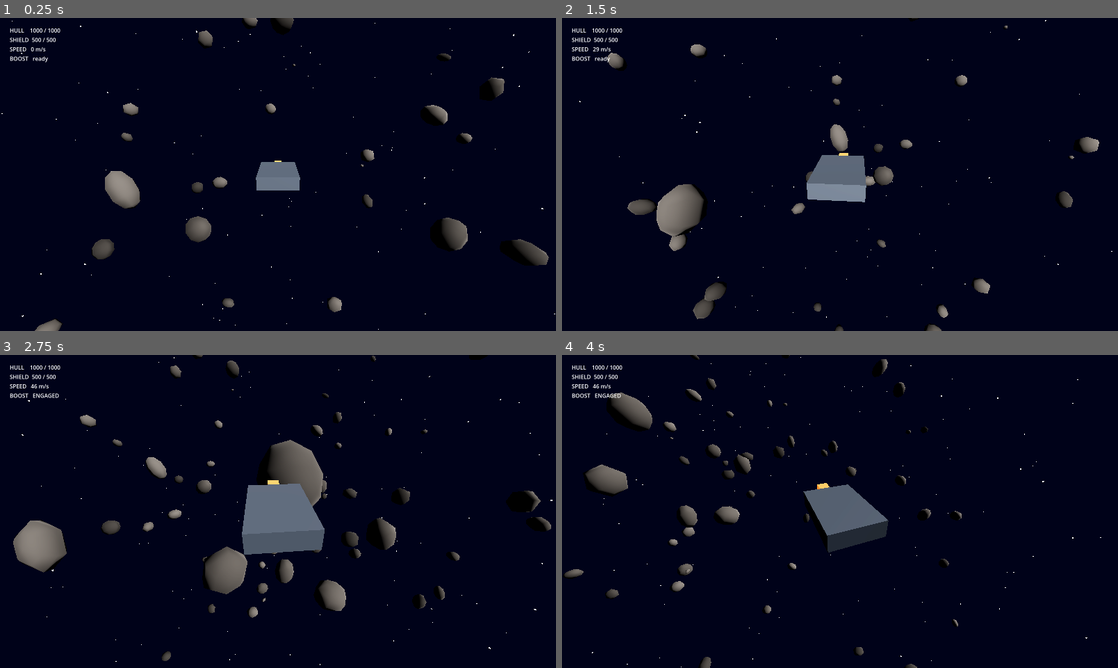
Above: before the commit, frames 1-4 (two rows, left to right).
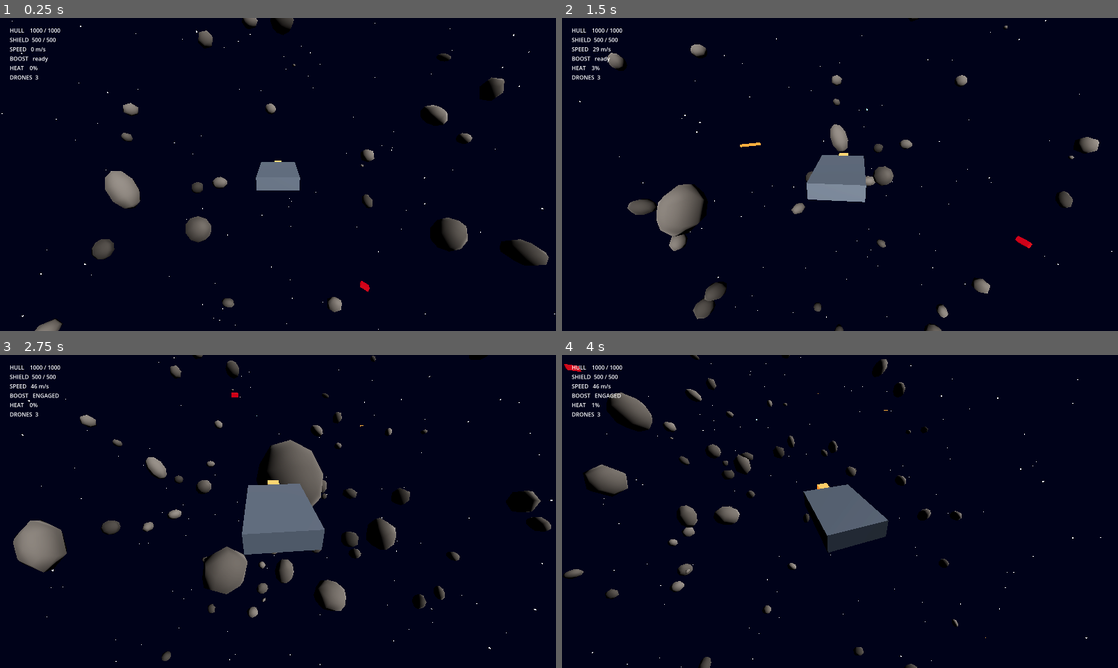
Above: after the commit, the same moments.

Repository: hassaan-v20/solar-system
Game: Godot game, scene res://scenes/raid/ghost_station_raid.tscn
Two runs of this game, one before a commit and one after it. Both use one fixed random seed, a clock stepped at 60 frames per second and the inputs below.
Inputs (mouse positions are in pixels of both pictures, inside the frame that each line leads up to):
- Up to frame 1 (0.25 s): no input
- Up to frame 2 (1.5 s): tap Enter at 0.5 s; move the mouse to (867, 174) at 0.52 s; hold Shift (boost) 0.53-1.28 s; hold S (thrust_back) from 0.53 s (still down); click (867, 174) at 0.8 s; move the mouse to (812, 174) at 1.27 s; click (812, 174) at 1.35 s
- Up to frame 3 (2.75 s): keep holding S (thrust_back); tap Shift (boost) at 1.55 s; move the mouse to (289, 505) at 2.02 s; hold Shift (boost) from 2.03 s (still down); click (289, 505) at 2.3 s
- Up to frame 4 (4 s): keep holding S (thrust_back); move the mouse to (834, 517) at 2.77 s; release Shift (boost) at 2.78 s; click (834, 517) at 2.85 s; tap Shift (boost) at 3.05 s; move the mouse to (878, 514) at 3.52 s; hold Shift (boost) from 3.53 s (still down); click (878, 514) at 3.8 s

The runs differ from the first frame. In frame 1, 0.1% of the frame differs, in the area x 1-67%, y 15-88%; in frame 2, 0.2%, in the area x 1-85%, y 15-74%; in frame 3, 0.1%; in frame 4, 0.1%.

Commit message:
M2 combat prototype: lasers, drones, damage, and explosions
Adds the offensive + defensive combat loop (GDD §27 Milestone 2):
- WeaponController (rate + heat limited): player fires on LMB, drones via
  try_fire(). Tuning in laser_cannon_mk1.tres.
- Projectile (Area3D): travels its own -Z, damages bodies in its target
  mask, despawns. Friend/foe is decided purely by collision layers
  (1=environment, 2=player_ship, 4=enemy), so no owner tracking and no
  friendly fire.
- EnemyDrone (CharacterBody3D + EnemyDef): slews to face the player, holds
  preferred range, fires when aimed; dies into an explosion and emits
  EventBus.enemy_destroyed. No camera/HUD/input refs (server-ready).
- Damage: ShipController.apply_damage flows shield->hull and emits via
  EventBus; ship_destroyed freezes control + weapon and shows a HUD state.
- Juice (no assets): emissive bolts, procedural Explosion (flash +
  particles + expanding shell), and chase-camera shake on hit.
- HUD gains HEAT %% and DRONES-remaining; main spawns 3 drones.

Verified: godot --headless --import then --quit-after 120 boots clean,
exit 0, no script/runtime errors. Gameplay feel is still to be playtested.

Co-Authored-By: Claude Opus 4.8 <noreply@anthropic.com>

Diff:
--- /dev/null
+++ b/game/data/enemies/light_drone.tres
@@ -0,0 +1,16 @@
+[gd_resource type="Resource" script_class="EnemyDef" load_steps=2 format=3]
+
+[ext_resource type="Script" path="res://scripts/data/enemy_def.gd" id="1"]
+
+[resource]
+script = ExtResource("1")
+enemy_id = "light_drone"
+display_name = "Light Drone"
+hull_max = 60.0
+move_speed = 26.0
+turn_speed = 2.6
+preferred_range = 42.0
+weapon_damage = 9.0
+fire_rate = 1.0
+projectile_speed = 120.0
+score_value = 100
--- /dev/null
+++ b/game/data/weapons/laser_cannon_mk1.tres
@@ -0,0 +1,15 @@
+[gd_resource type="Resource" script_class="WeaponDef" load_steps=2 format=3]
+
+[ext_resource type="Script" path="res://scripts/data/weapon_def.gd" id="1"]
+
+[resource]
+script = ExtResource("1")
+weapon_id = "laser_cannon_mk1"
+display_name = "Laser Cannon Mk I"
+damage = 25.0
+fire_rate = 5.0
+heat_per_shot = 7.0
+max_heat = 100.0
+cooldown_rate = 32.0
+weapon_range = 800.0
+projectile_speed = 220.0
--- /dev/null
+++ b/game/scripts/ai/enemy_drone_ai.gd
@@ -0,0 +1,91 @@
+class_name EnemyDrone
+extends CharacterBody3D
+## Simulation: a light drone that slews to face the player, holds its preferred
+## range, and fires when roughly aimed. Host-authoritative-ready — it never reads
+## the camera/HUD or player input, only its target's transform. Tuning from
+## EnemyDef (GDD §30.3).
+
+@export var enemy_def: EnemyDef
+var target: Node3D
+
+var _hull: float = 0.0
+var _weapon: WeaponController
+
+func _ready() -> void:
+	if enemy_def == null:
+		enemy_def = EnemyDef.new()
+	_hull = enemy_def.hull_max
+	motion_mode = CharacterBody3D.MOTION_MODE_FLOATING
+	# Layer constants mirror main.gd: 4 = enemy. Mask 0 = phases through the
+	# environment (keeps the chase AI simple); it's still detectable by bolts.
+	collision_layer = 4
+	collision_mask = 0
+	add_to_group("enemies")
+	_build_body()
+	_build_weapon()
+
+func _build_body() -> void:
+	var mesh_inst := MeshInstance3D.new()
+	var box := BoxMesh.new()
+	box.size = Vector3(2.0, 1.0, 2.2)
+	mesh_inst.mesh = box
+	var mat := StandardMaterial3D.new()
+	mat.albedo_color = Color(0.45, 0.10, 0.12)
+	mat.metallic = 0.4
+	mat.roughness = 0.5
+	mat.emission_enabled = true
+	mat.emission = Color(0.85, 0.18, 0.12)
+	mat.emission_energy_multiplier = 0.7
+	mesh_inst.material_override = mat
+	add_child(mesh_inst)
+
+	var col := CollisionShape3D.new()
+	var shape := BoxShape3D.new()
+	shape.size = Vector3(2.0, 1.0, 2.2)
+	col.shape = shape
+	add_child(col)
+
+func _build_weapon() -> void:
+	_weapon = WeaponController.new()
+	_weapon.auto_fire = true
+	_weapon.target_mask = 2          # player_ship layer (see main.gd)
+	_weapon.bolt_color = Color(1.0, 0.5, 0.15)
+	_weapon.muzzle_offset = Vector3(0, 0, -1.6)
+	var wd := WeaponDef.new()
+	wd.damage = enemy_def.weapon_damage
+	wd.fire_rate = enemy_def.fire_rate
+	wd.projectile_speed = enemy_def.projectile_speed
+	wd.max_heat = 1.0e9              # drones never overheat
+	_weapon.weapon_def = wd
+	add_child(_weapon)
+
+func _physics_process(delta: float) -> void:
+	if target == null or not is_instance_valid(target):
+		return
+	var to_target := target.global_position - global_position
+	var dist := to_target.length()
+	if dist < 0.01:
+		return
+	var dir := to_target / dist
+
+	# Slew to face the player.
+	var desired := Basis.looking_at(dir, Vector3.UP)
+	global_transform.basis = global_transform.basis.slerp(desired, clampf(enemy_def.turn_speed * delta, 0.0, 1.0)).orthonormalized()
+
+	# Close to, or back off toward, the preferred range.
+	var range_err := dist - enemy_def.preferred_range
+	var want := Vector3.ZERO if absf(range_err) < 4.0 else dir * signf(range_err) * enemy_def.move_speed
+	velocity = velocity.lerp(want, clampf(2.0 * delta, 0.0, 1.0))
+	move_and_slide()
+
+	# Fire when within engagement range and lined up.
+	var aim_dot := (-global_transform.basis.z).dot(dir)
+	if dist <= enemy_def.preferred_range * 1.6 and aim_dot > 0.95:
+		_weapon.try_fire()
+
+func apply_damage(amount: float) -> void:
+	_hull = maxf(0.0, _hull - amount)
+	if _hull <= 0.0:
+		Explosion.spawn(get_tree().current_scene, global_position, 2.2, Color(1.0, 0.55, 0.2))
+		EventBus.enemy_destroyed.emit()
+		queue_free()
--- /dev/null
+++ b/game/scripts/combat/explosion.gd
@@ -0,0 +1,69 @@
+class_name Explosion
+extends Node3D
+## Presentation juice (GDD §20): a short procedural burst — flash light, expanding
+## emissive shell, and a particle spray — that frees itself. No art assets, pure
+## code. Used for hit sparks (small radius) and kills (large radius).
+## Spawn via Explosion.spawn(parent, world_pos, radius, color).
+
+var _radius: float = 1.0
+var _color: Color = Color(1.0, 0.6, 0.2)
+
+static func spawn(parent: Node, world_pos: Vector3, radius: float, color: Color) -> void:
+	if parent == null:
+		return
+	var e := Explosion.new()
+	e._radius = radius
+	e._color = color
+	parent.add_child(e)
+	e.global_position = world_pos
+
+func _ready() -> void:
+	var light := OmniLight3D.new()
+	light.light_color = _color
+	light.light_energy = 6.0 * _radius
+	light.omni_range = 14.0 * _radius
+	add_child(light)
+
+	var shell := MeshInstance3D.new()
+	var sphere := SphereMesh.new()
+	sphere.radius = _radius
+	sphere.height = _radius * 2.0
+	shell.mesh = sphere
+	var mat := StandardMaterial3D.new()
+	mat.shading_mode = BaseMaterial3D.SHADING_MODE_UNSHADED
+	mat.transparency = BaseMaterial3D.TRANSPARENCY_ALPHA
+	mat.albedo_color = _color
+	mat.emission_enabled = true
+	mat.emission = _color
+	mat.emission_energy_multiplier = 4.0
+	shell.material_override = mat
+	add_child(shell)
+
+	var particles := GPUParticles3D.new()
+	particles.amount = int(12 + 24 * _radius)
+	particles.lifetime = 0.5
+	particles.one_shot = true
+	particles.explosiveness = 0.9
+	var pm := ParticleProcessMaterial.new()
+	pm.spread = 180.0
+	pm.initial_velocity_min = 4.0 * _radius
+	pm.initial_velocity_max = 12.0 * _radius
+	pm.gravity = Vector3.ZERO
+	pm.scale_min = 0.2 * _radius
+	pm.scale_max = 0.5 * _radius
+	pm.color = _color
+	particles.process_material = pm
+	var spark := SphereMesh.new()
+	spark.radius = 0.15
+	spark.height = 0.3
+	particles.draw_pass_1 = spark
+	particles.emitting = true
+	add_child(particles)
+
+	var tw := create_tween()
+	tw.set_parallel(true)
+	tw.tween_property(light, "light_energy", 0.0, 0.4)
+	tw.tween_property(shell, "scale", Vector3.ONE * 2.6, 0.4)
+	tw.tween_property(mat, "emission_energy_multiplier", 0.0, 0.4)
+	tw.tween_property(mat, "albedo_color:a", 0.0, 0.4)
+	get_tree().create_timer(0.7).timeout.connect(queue_free)
--- /dev/null
+++ b/game/scripts/combat/projectile.gd
@@ -0,0 +1,55 @@
+class_name Projectile
+extends Area3D
+## Simulation: a fired energy bolt. Travels straight along its own -Z, damages the
+## first body whose layer is in its target mask, then despawns. Whoever fires it
+## calls setup() — friend/foe is enforced purely by collision masks (see main.gd
+## layer constants), so there is no owner tracking and no friendly fire.
+
+var damage: float = 10.0
+var speed: float = 160.0
+var lifetime: float = 4.0
+var _color: Color = Color(0.4, 0.9, 1.0)
+var _life: float = 0.0
+
+func setup(p_damage: float, p_speed: float, p_target_mask: int, p_color: Color) -> void:
+	damage = p_damage
+	speed = p_speed
+	collision_layer = 0          # nothing needs to detect the bolt itself
+	collision_mask = p_target_mask
+	_color = p_color
+
+func _ready() -> void:
+	var mesh_inst := MeshInstance3D.new()
+	var capsule := CapsuleMesh.new()
+	capsule.radius = 0.12
+	capsule.height = 1.8
+	mesh_inst.mesh = capsule
+	mesh_inst.rotation_degrees = Vector3(90, 0, 0)  # lay the capsule along Z (the travel axis)
+	var mat := StandardMaterial3D.new()
+	mat.shading_mode = BaseMaterial3D.SHADING_MODE_UNSHADED
+	mat.albedo_color = _color
+	mat.emission_enabled = true
+	mat.emission = _color
+	mat.emission_energy_multiplier = 4.0
+	mesh_inst.material_override = mat
+	add_child(mesh_inst)
+
+	var col := CollisionShape3D.new()
+	var shape := SphereShape3D.new()
+	shape.radius = 0.4
+	col.shape = shape
+	add_child(col)
+
+	body_entered.connect(_on_body_entered)
+
+func _physics_process(delta: float) -> void:
+	global_position += -global_transform.basis.z * speed * delta
+	_life += delta
+	if _life >= lifetime:
+		queue_free()
+
+func _on_body_entered(body: Node) -> void:
+	if body.has_method("apply_damage"):
+		body.apply_damage(damage)
+	Explosion.spawn(get_tree().current_scene, global_position, 0.6, _color)
+	queue_free()
--- a/game/scripts/core/event_bus.gd
+++ b/game/scripts/core/event_bus.gd
@@ -7,7 +7,9 @@
 signal ship_hull_changed(current: float, maximum: float)
 signal ship_shield_changed(current: float, maximum: float)
 signal ship_system_damaged(system: String)
+signal ship_hit(amount: float)
 signal ship_destroyed
+signal enemy_destroyed
 
 # Mission (used from Milestone 3 onward)
 signal mission_state_changed(state: String)
--- a/game/scripts/core/main.gd
+++ b/game/scripts/core/main.gd
@@ -7,8 +7,17 @@
 const ASTEROID_COUNT := 140
 const STAR_COUNT := 700
 
+# Physics collision layers (1-based bit values). Friend/foe for weapons is decided
+# entirely by these masks, so projectiles need no owner tracking (see projectile.gd).
+const LAYER_ENVIRONMENT := 1   # asteroids / debris
+const LAYER_PLAYER_SHIP := 2
+const LAYER_ENEMY := 4
+
+const DRONE_COUNT := 3
+
 var _rng := RandomNumberGenerator.new()
 var _want_capture := true
+var _ship: ShipController
 
 func _ready() -> void:
 	_rng.randomize()
@@ -20,10 +29,12 @@
 	_set_capture(true)
 	_build_environment()
 	_build_stars()
-	var ship := _build_ship()
-	_build_camera(ship)
-	_build_hud(ship)
+	_ship = _build_ship()
+	_build_camera(_ship)
+	_build_hud(_ship)
 	_build_asteroids()
+	_build_enemies(_ship)
+	EventBus.ship_destroyed.connect(_on_ship_destroyed)
 
 func _unhandled_input(event: InputEvent) -> void:
 	if event.is_action_pressed("toggle_mouse"):
@@ -83,6 +94,13 @@
 			ev.physical_keycode = key
 			InputMap.action_add_event(action, ev)
 
+	# Primary fire on the left mouse button (works while the mouse is captured).
+	if not InputMap.has_action("fire_primary"):
+		InputMap.add_action("fire_primary")
+	var fire_ev := InputEventMouseButton.new()
+	fire_ev.button_index = MOUSE_BUTTON_LEFT
+	InputMap.action_add_event("fire_primary", fire_ev)
+
 # ── world ─────────────────────────────────────────────────────────────────────
 func _build_environment() -> void:
 	var sun := DirectionalLight3D.new()
@@ -156,12 +174,24 @@
 	nose.material_override = nose_mat
 	ship.add_child(nose)
 
-	# Collision (unused in M1 but keeps the body ready for M2 hit detection).
+	# Player-ship body: collides with the environment (asteroids); enemy bolts
+	# detect it via this layer.
 	var col := CollisionShape3D.new()
 	var shape := BoxShape3D.new()
 	shape.size = Vector3(2.2, 0.7, 3.4)
 	col.shape = shape
 	ship.add_child(col)
+	ship.collision_layer = LAYER_PLAYER_SHIP
+	ship.collision_mask = LAYER_ENVIRONMENT
+
+	# Primary weapon mounted at the nose; its bolts damage the enemy layer.
+	var wc := WeaponController.new()
+	wc.weapon_def = load("res://data/weapons/laser_cannon_mk1.tres")
+	wc.target_mask = LAYER_ENEMY
+	wc.muzzle_offset = Vector3(0, 0, -2.4)
+	wc.bolt_color = Color(0.4, 0.9, 1.0)
+	ship.add_child(wc)
+	ship.weapon = wc
 
 	add_child(ship)
 	return ship
@@ -186,6 +216,7 @@
 		# — no more flying straight through asteroids. (M2 will split these onto a
 		# dedicated "environment" layer once weapons/enemies need their own.)
 		var body := StaticBody3D.new()
+		body.collision_layer = LAYER_ENVIRONMENT
 		# Place in a shell around origin so the spawn point stays clear.
 		body.position = _random_unit() * _rng.randf_range(40.0, 260.0)
 		body.rotation = Vector3(_rng.randf() * TAU, _rng.randf() * TAU, _rng.randf() * TAU)
@@ -219,6 +250,25 @@
 
 		add_child(body)
 
+func _build_enemies(ship: ShipController) -> void:
+	var def := load("res://data/enemies/light_drone.tres")
+	for i in DRONE_COUNT:
+		var drone := EnemyDrone.new()
+		if def is EnemyDef:
+			drone.enemy_def = def
+		drone.target = ship
+		# Spread the drones out in front of / around the spawn point.
+		drone.position = _random_unit() * _rng.randf_range(55.0, 95.0)
+		add_child(drone)
+
+func _on_ship_destroyed() -> void:
+	if _ship == null:
+		return
+	Explosion.spawn(self, _ship.global_position, 3.5, Color(1.0, 0.55, 0.2))
+	_ship.set_physics_process(false)
+	if _ship.weapon != null:
+		_ship.weapon.set_physics_process(false)
+
 func _random_unit() -> Vector3:
 	var v := Vector3(_rng.randfn(), _rng.randfn(), _rng.randfn())
 	if v.length() < 0.001:
--- /dev/null
+++ b/game/scripts/data/enemy_def.gd
@@ -0,0 +1,15 @@
+class_name EnemyDef
+extends Resource
+## Data-layer enemy definition (GDD §24.3). Authored as data/enemies/*.tres.
+## Controllers read these numbers; nothing is hardcoded (GDD §30.3).
+
+@export var enemy_id: String = "light_drone"
+@export var display_name: String = "Light Drone"
+@export var hull_max: float = 60.0
+@export var move_speed: float = 26.0
+@export var turn_speed: float = 2.6          # rad/s slewed toward the player
+@export var preferred_range: float = 42.0    # distance it tries to hold
+@export var weapon_damage: float = 9.0
+@export var fire_rate: float = 1.0           # shots per second
+@export var projectile_speed: float = 120.0
+@export var score_value: int = 100
--- a/game/scripts/data/weapon_def.gd
+++ b/game/scripts/data/weapon_def.gd
@@ -10,3 +10,4 @@
 @export var max_heat: float = 100.0
 @export var cooldown_rate: float = 25.0   # heat dissipated per second
 @export var weapon_range: float = 800.0
+@export var projectile_speed: float = 200.0
--- a/game/scripts/ship/chase_camera.gd
+++ b/game/scripts/ship/chase_camera.gd
@@ -15,12 +15,14 @@
 
 var _target: Node3D
 var _ship: ShipController
+var _shake: float = 0.0
 
 func _ready() -> void:
 	top_level = true  # ignore any parent transform; we drive position ourselves
 	_target = get_node_or_null(target_path) as Node3D
 	_ship = _target as ShipController
 	fov = base_fov
+	EventBus.ship_hit.connect(_on_ship_hit)
 	if _target != null:
 		global_position = _desired_position()  # snap behind the ship on frame 1
 
@@ -33,6 +35,17 @@
 	if global_position.distance_to(target_pos) > 0.01:
 		look_at(target_pos, _target.global_transform.basis.y)
 	_update_fov(delta)
+	_apply_shake(delta)
+
+func _on_ship_hit(amount: float) -> void:
+	_shake = minf(0.7, _shake + amount * 0.012)
+
+func _apply_shake(delta: float) -> void:
+	if _shake <= 0.001:
+		return
+	# Jitter position only (orientation stays on the ship); smoothing pulls it back.
+	global_position += Vector3(randf_range(-1.0, 1.0), randf_range(-1.0, 1.0), randf_range(-1.0, 1.0)) * _shake
+	_shake = lerpf(_shake, 0.0, clampf(9.0 * delta, 0.0, 1.0))
 
 func _update_fov(delta: float) -> void:
 	if _ship == null or _ship.ship_def == null:
--- a/game/scripts/ship/ship_controller.gd
+++ b/game/scripts/ship/ship_controller.gd
@@ -9,6 +9,8 @@
 var current_hull: float = 0.0
 var current_shield: float = 0.0
 var is_boosting: bool = false
+var alive: bool = true
+var weapon: WeaponController   # set by main when the ship is assembled
 
 var _mouse_delta: Vector2 = Vector2.ZERO
 
@@ -25,6 +27,11 @@
 		_mouse_delta += (event as InputEventMouseMotion).relative
 
 func _physics_process(delta: float) -> void:
+	if not alive:
+		# Coast to a stop after destruction; controls are dead.
+		velocity = velocity.lerp(Vector3.ZERO, clampf(ship_def.brake_damp * delta, 0.0, 1.0))
+		move_and_slide()
+		return
 	_steer(delta)
 	_translate(delta)
 
@@ -61,3 +68,18 @@
 
 func get_speed() -> float:
 	return velocity.length()
+
+## Damage flows shield-first, then hull (GDD §13). Emits via EventBus so the HUD,
+## audio, and (later) ship-AI voice react without referencing this node.
+func apply_damage(amount: float) -> void:
+	if amount <= 0.0 or not alive:
+		return
+	var to_shield := minf(current_shield, amount)
+	current_shield -= to_shield
+	current_hull = maxf(0.0, current_hull - (amount - to_shield))
+	EventBus.ship_shield_changed.emit(current_shield, ship_def.shield_max)
+	EventBus.ship_hull_changed.emit(current_hull, ship_def.hull_max)
+	EventBus.ship_hit.emit(amount)
+	if current_hull <= 0.0:
+		alive = false
+		EventBus.ship_destroyed.emit()
--- /dev/null
+++ b/game/scripts/ship/weapon_controller.gd
@@ -0,0 +1,42 @@
+class_name WeaponController
+extends Node3D
+## Simulation: fires a primary weapon, rate-limited and heat-limited. Mounted as a
+## child of whoever owns it (ship or drone); its transform is the muzzle frame.
+## Tuning comes from WeaponDef (GDD §30.3). The player reads fire input directly
+## here, matching the M1 ship controller; the intent/RPC split lands at M5 (net).
+
+@export var weapon_def: WeaponDef
+@export var target_mask: int = 0                    # collision layer projectiles damage
+@export var muzzle_offset: Vector3 = Vector3(0, 0, -2.0)
+@export var bolt_color: Color = Color(0.4, 0.9, 1.0)
+@export var auto_fire: bool = false                 # true = driven by try_fire() (enemies)
+@export var fire_action: String = "fire_primary"    # used only when auto_fire is false
+
+var heat: float = 0.0
+var _cooldown: float = 0.0
+
+func _ready() -> void:
+	if weapon_def == null:
+		weapon_def = WeaponDef.new()
+
+func _physics_process(delta: float) -> void:
+	_cooldown = maxf(0.0, _cooldown - delta)
+	heat = maxf(0.0, heat - weapon_def.cooldown_rate * delta)
+	if not auto_fire and Input.is_action_pressed(fire_action):
+		try_fire()
+
+## Returns true if a bolt was actually fired (not on cooldown / overheated).
+func try_fire() -> bool:
+	if _cooldown > 0.0:
+		return false
+	if heat + weapon_def.heat_per_shot > weapon_def.max_heat:
+		return false
+	var muzzle := global_transform * muzzle_offset
+	var bolt := Projectile.new()
+	bolt.setup(weapon_def.damage, weapon_def.projectile_speed, target_mask, bolt_color)
+	var scene := get_tree().current_scene
+	scene.add_child(bolt)
+	bolt.global_transform = Transform3D(global_transform.basis, muzzle)
+	_cooldown = 1.0 / maxf(0.01, weapon_def.fire_rate)
+	heat += weapon_def.heat_per_shot
+	return true
--- a/game/scripts/ui/ship_hud.gd
+++ b/game/scripts/ui/ship_hud.gd
@@ -9,6 +9,9 @@
 var _shield_label: Label
 var _speed_label: Label
 var _boost_label: Label
+var _heat_label: Label
+var _enemies_label: Label
+var _destroyed_label: Label
 
 func _ready() -> void:
 	var root := Control.new()
@@ -23,9 +26,20 @@
 	_shield_label = _make_label(panel)
 	_speed_label = _make_label(panel)
 	_boost_label = _make_label(panel)
+	_heat_label = _make_label(panel)
+	_enemies_label = _make_label(panel)
+
+	_destroyed_label = Label.new()
+	_destroyed_label.text = "SHIP DESTROYED — F8 to quit"
+	_destroyed_label.set_anchors_preset(Control.PRESET_CENTER)
+	_destroyed_label.horizontal_alignment = HORIZONTAL_ALIGNMENT_CENTER
+	_destroyed_label.modulate = Color(1.0, 0.3, 0.25)
+	_destroyed_label.visible = false
+	root.add_child(_destroyed_label)
+	EventBus.ship_destroyed.connect(func() -> void: _destroyed_label.visible = true)
 
 	var hint := Label.new()
-	hint.text = "W/S thrust   mouse steer   A/D roll   Q/E strafe   Shift boost   Ctrl brake   Esc free mouse   F11 fullscreen   F8 quit"
+	hint.text = "W/S thrust   mouse steer   A/D roll   Q/E strafe   LMB fire   Shift boost   Ctrl brake   Esc free mouse   F11 fullscreen   F8 quit"
 	hint.set_anchors_preset(Control.PRESET_BOTTOM_WIDE)
 	hint.horizontal_alignment = HORIZONTAL_ALIGNMENT_CENTER
 	hint.modulate = Color(1, 1, 1, 0.5)
@@ -43,3 +57,6 @@
 	_shield_label.text = "SHIELD  %d / %d" % [int(ship.current_shield), int(ship.ship_def.shield_max)]
 	_speed_label.text = "SPEED   %d m/s" % roundi(ship.get_speed())
 	_boost_label.text = "BOOST   %s" % ("ENGAGED" if ship.is_boosting else "ready")
+	if ship.weapon != null and ship.weapon.weapon_def != null:
+		_heat_label.text = "HEAT    %d%%" % int(100.0 * ship.weapon.heat / ship.weapon.weapon_def.max_heat)
+	_enemies_label.text = "DRONES  %d" % get_tree().get_nodes_in_group("enemies").size()
Not shown, added: game/scripts/ai/enemy_drone_ai.gd.uid
Not shown, added: game/scripts/combat/explosion.gd.uid
Not shown, added: game/scripts/combat/projectile.gd.uid
Not shown, added: game/scripts/data/enemy_def.gd.uid
Not shown, added: game/scripts/ship/weapon_controller.gd.uid
